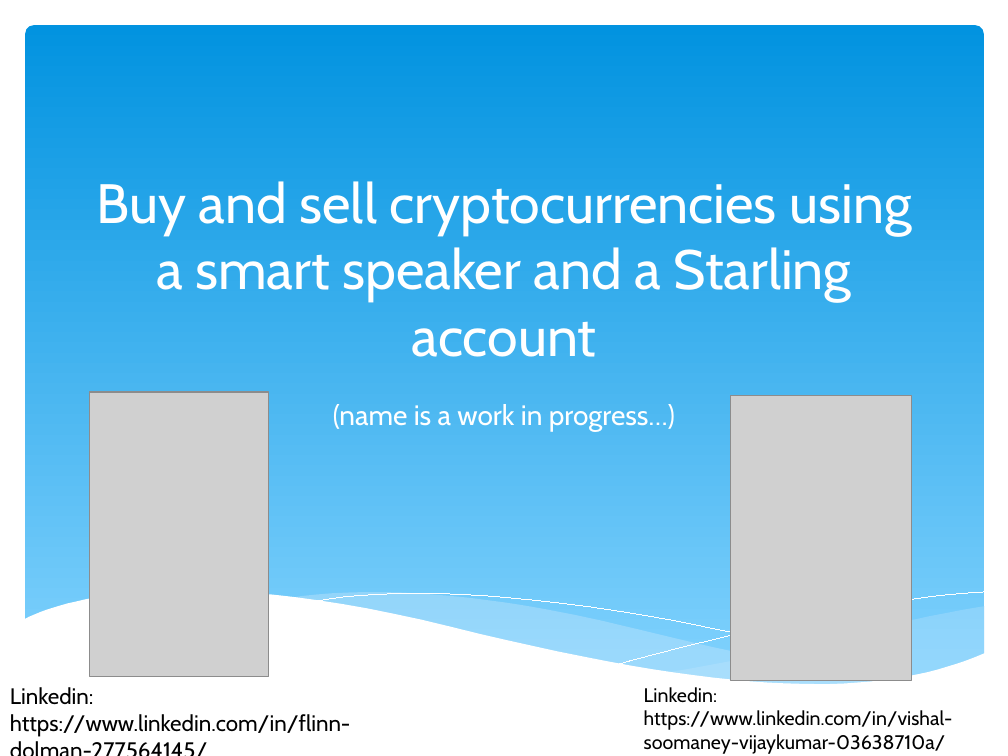
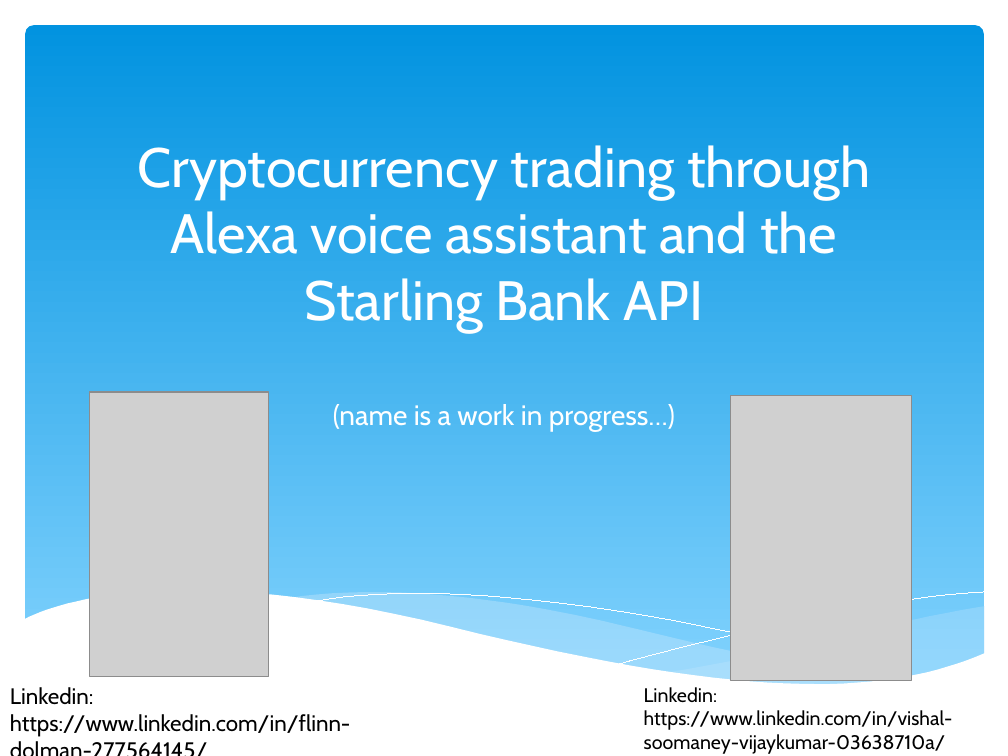
Before and after one commit to TheProgrammingDuck/Amazon-Echo-Starling-Bank-Ethereum-Transaction-System, a slide deck: slide 1 of HackCity18.pptx. Drawn at 1008x756 pixels with LibreOffice and Linux fonts; fonts in the diff are those of the drawing; grey boxes stand for pictures. Boxes give left, top, right and bottom in pixels: in the first picture for what was removed or moved away, otherwise in the second. Text is boxed around its words. In the diff, an @@ line names an element or a change of style, - is before the commit and + after.

```diff
--- a/HackCity18.pptx
+++ b/HackCity18.pptx
@@ title at [138, 145, 870, 332]: text changed @@
-Buy and sell cryptocurrencies using a smart speaker and a Starling account
+Cryptocurrency trading through Alexa voice assistant and the Starling Bank API
```
Also in this commit, not shown: 1 other slide changed, 2 slides added.
